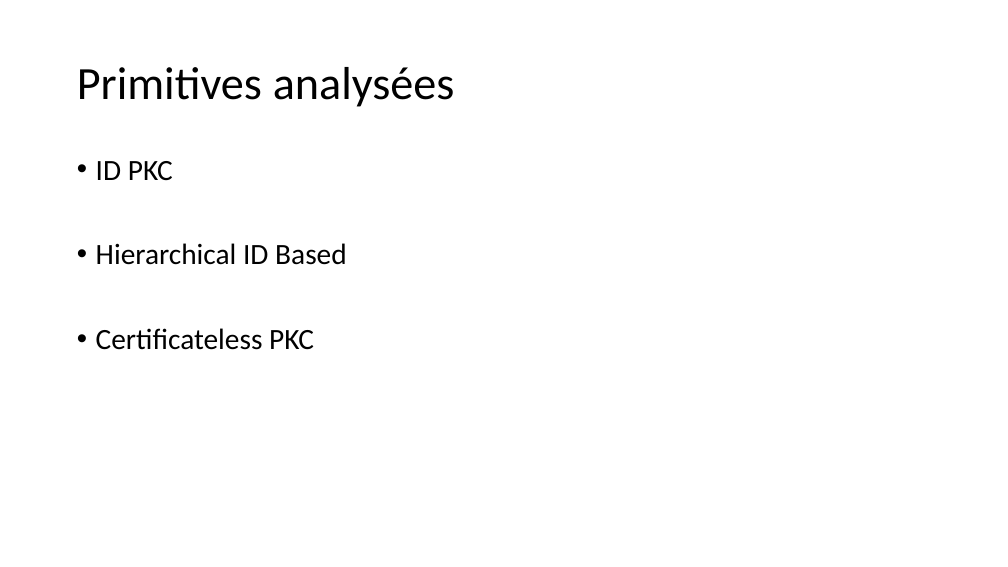
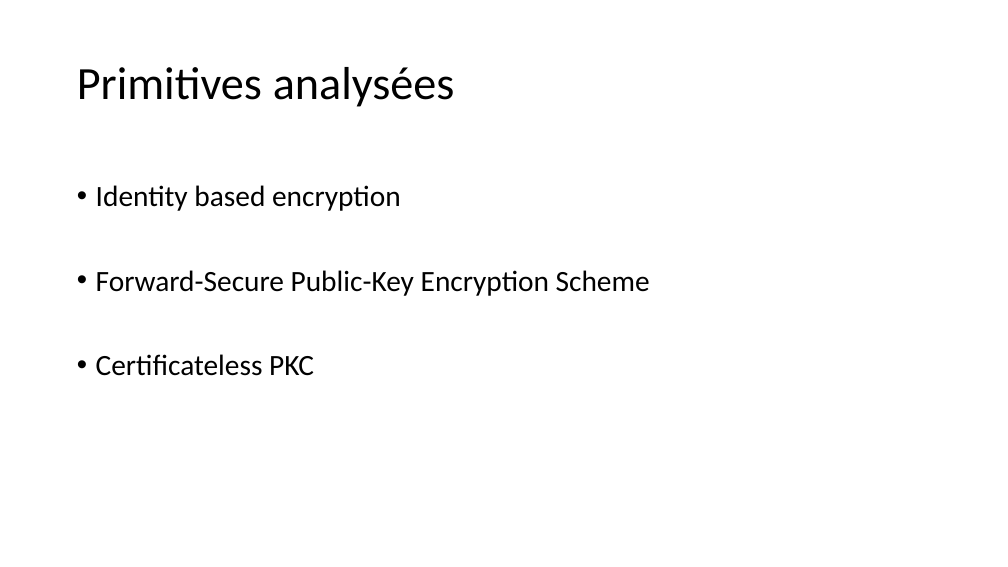
Before and after one commit to mbonjour/TB_Bonjour, a slide deck: slide 10 of Presentation/Presentation_TB_Mickael_Bonjour.pptx. Drawn at 1008x567 pixels with LibreOffice and Linux fonts; fonts in the diff are those of the drawing; background and template pictures are left out. Boxes give left, top, right and bottom in pixels: in the first picture for what was removed or moved away, otherwise in the second. Text is boxed around its words. In the diff, an @@ line names an element or a change of style, - is before the commit and + after.

```diff
--- a/Presentation/Presentation_TB_Mickael_Bonjour.pptx
+++ b/Presentation/Presentation_TB_Mickael_Bonjour.pptx
@@ text "Identity based encryption" moved from (x1=96, y1=161, x2=347, y2=350) to (x1=96, y1=185, x2=650, y2=376) @@
@@ text at (x1=96, y1=185, x2=650, y2=296): text changed @@
-• ID PKC
-• Hierarchical ID Based
+• Identity based encryption
+• Forward-Secure Public-Key Encryption Scheme
```
Also in this commit, not shown: 16 other slides changed, 5 slides added, 1 slide removed.
